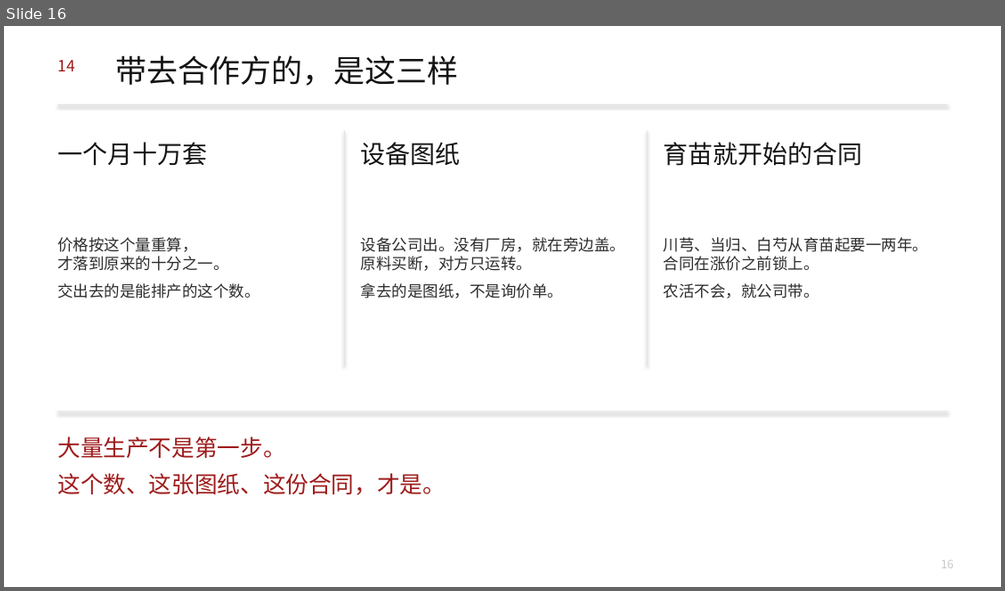
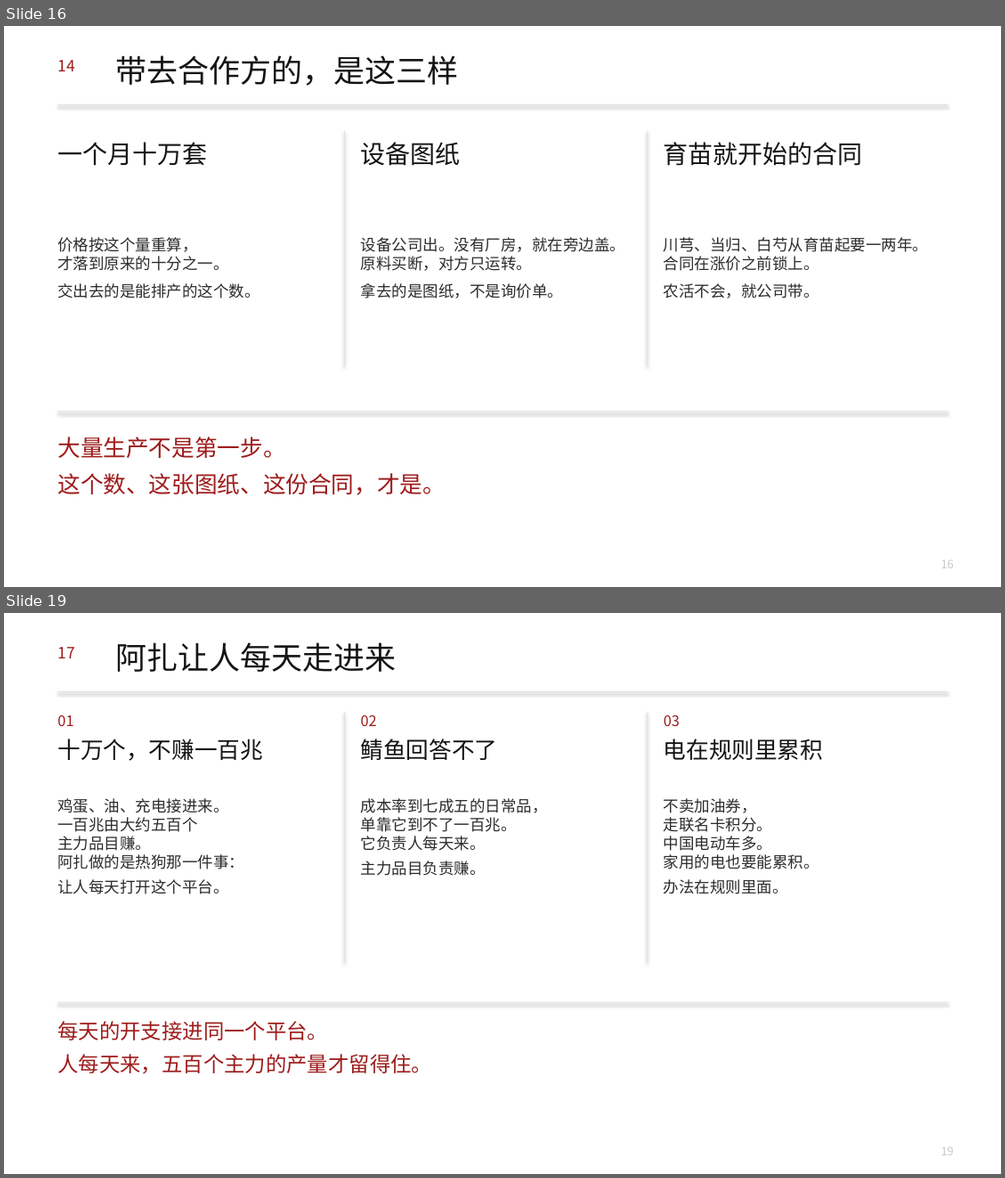
Before and after one commit to headshot9999/xiaoyi, a slide deck: 艾多美何以成为100兆韩元企业.pptx. Shown one above the other, each under a label of ours: slide 16 before the commit, slides 16 and 19 after it; the slides between them are not shown. The pictures are 1005x591 and 1005x1178 pixels, drawn with LibreOffice and Linux fonts; fonts in the diff are those of the drawing. Boxes give left, top, right and bottom in pixels: in the first picture for what was removed or moved away, otherwise in the second. Text is boxed around its words. In the diff, an @@ line names an element or a change of style, - is before the commit and + after.

```diff
--- a/艾多美何以成为100兆韩元企业.pptx
+++ b/艾多美何以成为100兆韩元企业.pptx
@@ slide 19 added at <box>4,613,1001,1174</box>, background #FFFFFF @@
@@ text added at <box>57,647,74,658</box>, 15 pt, text #9E1B1B @@
+17
@@ text added at <box>116,642,396,672</box>, 30 pt, text #141414 @@
+阿扎让人每天走进来
@@ rectangle added at <box>57,691,947,692</box>, fill #E2E2E2 @@
@@ text added at <box>57,715,73,726</box>, 14 pt, text #9E1B1B @@
+01
@@ rectangle added at <box>344,712,345,962</box>, fill #E2E2E2 @@
@@ text added at <box>361,715,377,726</box>, 14 pt, text #9E1B1B @@
+02
@@ rectangle added at <box>647,712,647,962</box>, fill #E2E2E2 @@
@@ text added at <box>663,715,680,726</box>, 14 pt, text #9E1B1B @@
+03
@@ text added at <box>57,738,263,761</box>, 22 pt, text #141414 @@
+十万个，不赚一百兆
@@ text added at <box>361,738,498,760</box>, 22 pt, text #141414 @@
+鲭鱼回答不了
@@ text added at <box>663,738,823,760</box>, 22 pt, text #141414 @@
+电在规则里累积
@@ text added at <box>57,798,244,894</box>, 15 pt, text #2C2C2C @@
+鸡蛋、油、充电接进来。
+一百兆由大约五百个
+主力品目赚。
+阿扎做的是热狗那一件事：
+让人每天打开这个平台。
@@ text added at <box>361,798,548,876</box>, 15 pt, text #2C2C2C @@
+成本率到七成五的日常品，
+单靠它到不了一百兆。
+它负责人每天来。
+主力品目负责赚。
@@ text added at <box>663,798,819,894</box>, 15 pt, text #2C2C2C @@
+不卖加油券，
+走联名卡积分。
+中国电动车多。
+家用的电也要能累积。
+办法在规则里面。
@@ rectangle added at <box>57,1002,947,1003</box>, fill #E2E2E2 @@
@@ text added at <box>57,1021,432,1074</box>, 20 pt, text #9E1B1B @@
+每天的开支接进同一个平台。
+人每天来，五百个主力的产量才留得住。
@@ text added at <box>941,1147,954,1155</box>, 11 pt, text #C8C8C8 @@
+19
```
Also in this commit, not shown: 2 slides changed, 1 other slide added, 1 slide removed, 3 other files.
